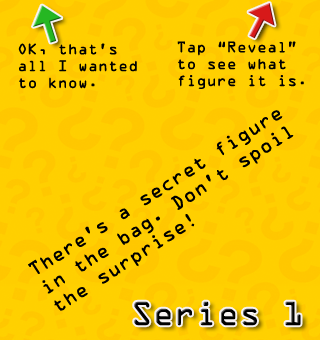
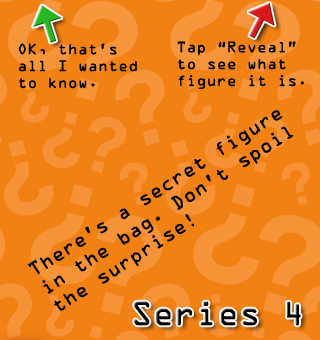
Layers edited between the first and the second (320, 340) image:
added layer "Series 4" above "Series 3" over [134, 301, 301, 326]
hid "Series 1" over [134, 301, 301, 326]
added layer "Layer 1" above "Hidden-1" over [0, 0, 320, 340]
